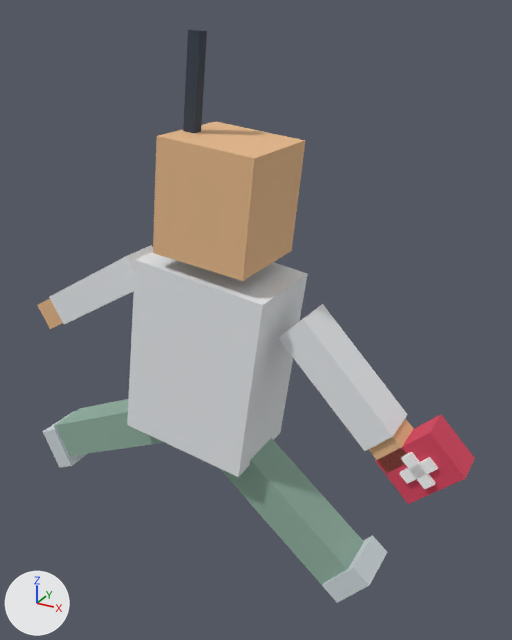
An edit to the glTF model public/assets/actors/sanitaria.gltf, drawn before and after from the same camera.
One viewpoint serves both versions: a 50 mm camera at (0.954, -1.432, 1.62) aimed at (0.135, 0.056, 0.875). The axes (+X, +Y, +Z) are drawn at lower left. The lights are the same throughout. The picture after the commit comes second. Both versions are drawn at frame 7 of the action 'run'; the numbers are the values there.

Before the edit, the objects in view are built like this:
```python
me_torso = bpy.data.meshes.new('torso')
me_torso.from_pydata(...)  # a box spanning x -0.5..0.5, y -0.5..0.5, z -0.5..0.5
me_torso.materials.append(mat_torso)  # white #eaedef
ob_arml = bpy.data.objects.new('armL', None)
ob_arml.parent = ob_hips
ob_arml.location = (-0.23, 0.0, 0.44)
ob_arml.rotation_euler = (0.0, 0.906, 0.0)  # degrees (0, 52, 0)
ob_armr = bpy.data.objects.new('armR', None)
ob_armr.parent = ob_hips
ob_armr.location = (0.23, 0.0, 0.44)
ob_armr.rotation_euler = (0.0, -0.906, 0.0)  # degrees (0, -52, 0)
ob_legl = bpy.data.objects.new('legL', None)
ob_legl.parent = ob_hips
ob_legl.location = (-0.09, 0.0, 0.02)
ob_legl.rotation_euler = (0.0, 1.007, 0.0)  # degrees (0, 58, 0)
ob_legr = bpy.data.objects.new('legR', None)
ob_legr.parent = ob_hips
ob_legr.location = (0.09, 0.0, 0.02)
ob_legr.rotation_euler = (0.0, -1.007, 0.0)  # degrees (0, -58, 0)
ob_torso = bpy.data.objects.new('torso', me_torso)
ob_torso.parent = ob_hips
ob_torso.location = (0.0, 0.0, 0.26)
ob_torso.scale = (0.36, 0.24, 0.5)
# also in view: 'shoeL' at (-0.516, 0.0, 0.34); 'armLMesh' at (-0.313, 0.0, 0.906); 'esteto' at (0.019, -0.02, 1.467); 'botiquin' at (0.623, 0.0, 0.638); 'shoeR' at (0.471, 0.0, 0.236)
```
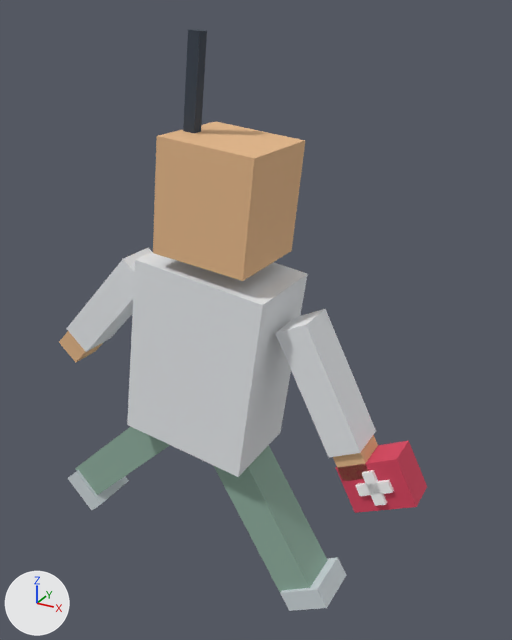
ob_arml is not drawn itself; it is the parent of ob_armlmesh, ob_handl.
ob_armr is not drawn itself; it is the parent of ob_armrmesh, ob_handr, ob_botiquin, ob_cruz_v, ob_cruz_h.
ob_legl is not drawn itself; it is the parent of ob_leglmesh, ob_shoel.
ob_legr is not drawn itself; it is the parent of ob_legrmesh, ob_shoer.

Patch to the scene script:
```diff
--- a/public/assets/actors/sanitaria.gltf.py
+++ b/public/assets/actors/sanitaria.gltf.py
@@ ob_arml @@
 ob_arml.location = (-0.23, 0.0, 0.44)
-ob_arml.rotation_euler = (0.0, 0.906, 0.0)  # degrees (0, 52, 0)
+ob_arml.rotation_euler = (0.0, 0.604, 0.0)  # degrees (0, 35, 0)
@@ ob_armr @@
 ob_armr.location = (0.23, 0.0, 0.44)
-ob_armr.rotation_euler = (0.0, -0.906, 0.0)  # degrees (0, -52, 0)
+ob_armr.rotation_euler = (0.0, -0.604, 0.0)  # degrees (0, -35, 0)
@@ ob_legl @@
 ob_legl.location = (-0.09, 0.0, 0.02)
-ob_legl.rotation_euler = (0.0, 1.007, 0.0)  # degrees (0, 58, 0)
+ob_legl.rotation_euler = (0.0, 0.671, 0.0)  # degrees (0, 38, 0)
@@ ob_legr @@
 ob_legr.location = (0.09, 0.0, 0.02)
-ob_legr.rotation_euler = (0.0, -1.007, 0.0)  # degrees (0, -58, 0)
+ob_legr.rotation_euler = (0.0, -0.671, 0.0)  # degrees (0, -38, 0)
```

Changed parts and their boxes (x1, y1, x2, y2) in the pictures (512 x 640 px):
'legRMesh', turned
    before: (219, 438, 364, 585)
    after: (213, 445, 328, 592)
'armRMesh', turned
    before: (278, 304, 408, 451)
    after: (275, 309, 376, 457)
'botiquin', turned
    before: (375, 415, 475, 504)
    after: (336, 441, 427, 513)
'legLMesh', turned
    before: (54, 399, 165, 456)
    after: (75, 427, 170, 495)
'armLMesh', turned
    before: (49, 245, 153, 324)
    after: (66, 247, 152, 352)
'shoeR', turned
    before: (322, 535, 387, 603)
    after: (280, 557, 346, 611)
'handR', turned
    before: (369, 418, 413, 473)
    after: (333, 435, 378, 482)
'shoeL', turned
    before: (43, 411, 87, 468)
    after: (68, 470, 129, 510)
'handL', turned
    before: (37, 299, 63, 329)
    after: (59, 331, 104, 363)
'cruz_v', turned
    before: (401, 452, 436, 489)
    after: (362, 470, 387, 506)
'cruz_h', turned
    before: (399, 457, 438, 484)
    after: (356, 480, 394, 496)
